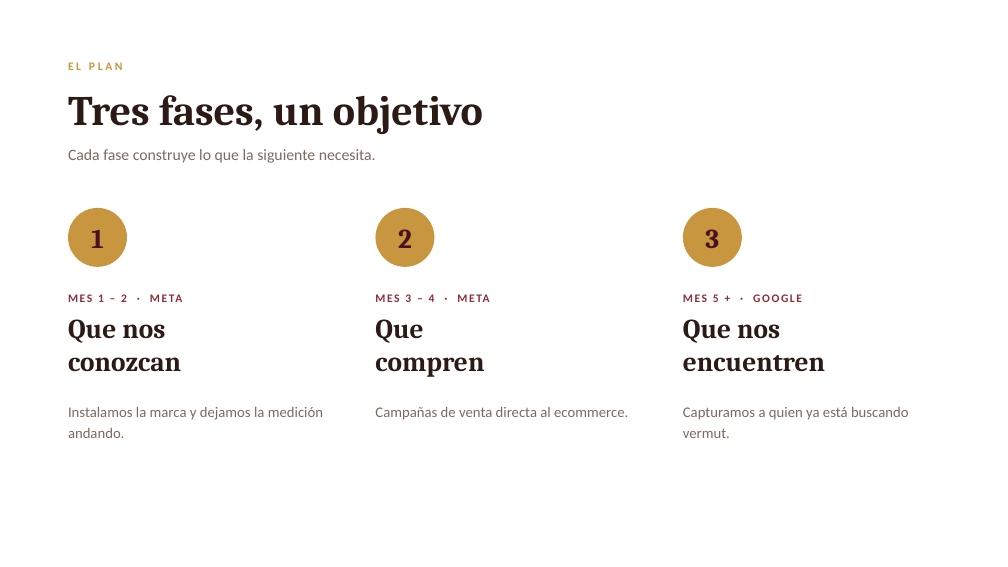
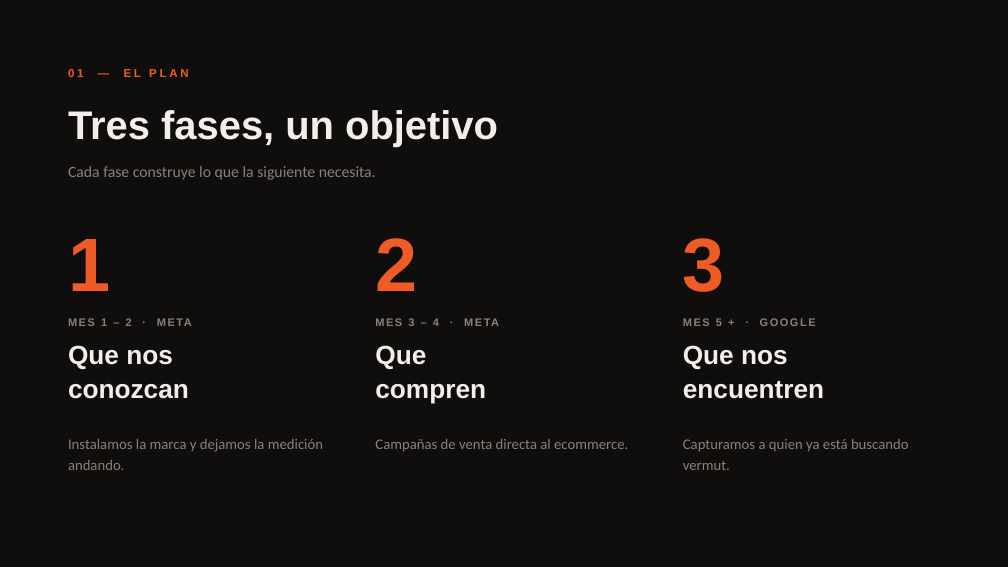
Before and after one commit to ScottishGrimReaper/Gmb-Aagent, a slide deck: slide 2 of propuestas/pobrevermut/PobreVermut - Propuesta Campanas 2026.pptx. Drawn at 1008x567 pixels with LibreOffice and Linux fonts; fonts in the diff are those of the drawing. Boxes give left, top, right and bottom in pixels: in the first picture for what was removed or moved away, otherwise in the second. Text is boxed around its words. In the diff, an @@ line names an element or a change of style, - is before the commit and + after.

```diff
--- a/propuestas/pobrevermut/PobreVermut - Propuesta Campanas 2026.pptx
+++ b/propuestas/pobrevermut/PobreVermut - Propuesta Campanas 2026.pptx
@@ background #FFFFFF to #0F0E0D @@
@@ text at [68, 69, 188, 77]: text changed; font Calibri to Arial; text colour #C8963E to #EF5B25 @@
-EL PLAN
+01 — EL PLAN
@@ text "Tres fases, un objetivo": place and size @@
-text "Tres fases, un objetivo" at [68, 95, 483, 134]
+text "Tres fases, un objetivo" at [68, 110, 498, 148]
@@ text "Tres fases, un objetivo" at [68, 110, 498, 148]: size 40 to 38 pt, font Cambria to Arial, text colour #2B1B14 to #F2EEE9 @@
@@ text "Cada fase construye lo que ...": place and size @@
-text "Cada fase construye lo que ..." at [68, 149, 376, 163]
+text "Cada fase construye lo que ..." at [68, 166, 376, 180]
@@ ellipse removed at [68, 208, 127, 267] @@
@@ ellipse removed at [376, 208, 435, 267] @@
@@ ellipse removed at [683, 208, 742, 267] @@
@@ text "1": place and size @@
-text "1" at [91, 230, 104, 248]
+text "1" at [68, 239, 110, 291]
@@ text "2": place and size @@
-text "2" at [398, 229, 412, 248]
+text "2" at [375, 238, 417, 291]
@@ size 26 to 72 pt, font Cambria to Arial, text colour #4A1220 to #EF5B25; alignment centre to left; vertical alignment middle to top in 3 elements at [68, 239, 110, 291], [375, 238, 417, 291], [683, 238, 725, 292] @@
@@ text "3": place and size @@
-text "3" at [705, 229, 719, 248]
+text "3" at [683, 238, 725, 292]
@@ 3 texts: place and size @@
-3 texts at [98, 294, 802, 302]
+3 texts at [101, 318, 816, 326]
@@ size 11 to 10.5 pt, font Calibri to Arial, text colour #8C2F39 to #8A807A in 3 elements at [101, 318, 132, 326], [408, 318, 439, 326], [683, 318, 816, 326] @@
@@ text "Que nos": place and size @@
-text "Que nos" at [68, 319, 181, 371]
+text "Que nos" at [68, 345, 189, 399]
@@ text "Que": place and size @@
-text "Que" at [375, 319, 484, 377]
+text "Que" at [375, 345, 486, 403]
@@ size 26 to 25 pt, font Cambria to Arial, text colour #2B1B14 to #F2EEE9; line spacing 1 to 1.05 in 3 elements at [68, 345, 189, 399], [375, 345, 486, 403], [683, 345, 824, 399] @@
@@ text "Que nos": place and size @@
-text "Que nos" at [683, 319, 825, 371]
+text "Que nos" at [683, 345, 824, 399]
@@ text "Instalamos la marca y dejamos ...": place and size @@
-text "Instalamos la marca y dejamos ..." at [68, 407, 323, 438]
+text "Instalamos la marca y dejamos ..." at [68, 439, 323, 470]
@@ text "Campañas de venta directa al ...": place and size @@
-text "Campañas de venta directa al ..." at [375, 407, 628, 420]
+text "Campañas de venta directa al ..." at [375, 439, 628, 452]
@@ text colour #7D6A5E to #8A807A in 4 elements at [68, 166, 376, 180], [68, 439, 323, 470], [375, 439, 628, 452], [683, 439, 909, 470] @@
@@ text "Capturamos a quien ya está ...": place and size @@
-text "Capturamos a quien ya está ..." at [683, 407, 909, 438]
+text "Capturamos a quien ya está ..." at [683, 439, 909, 470]
```
Also in this commit, not shown: 4 other slides changed, 2 other files.
